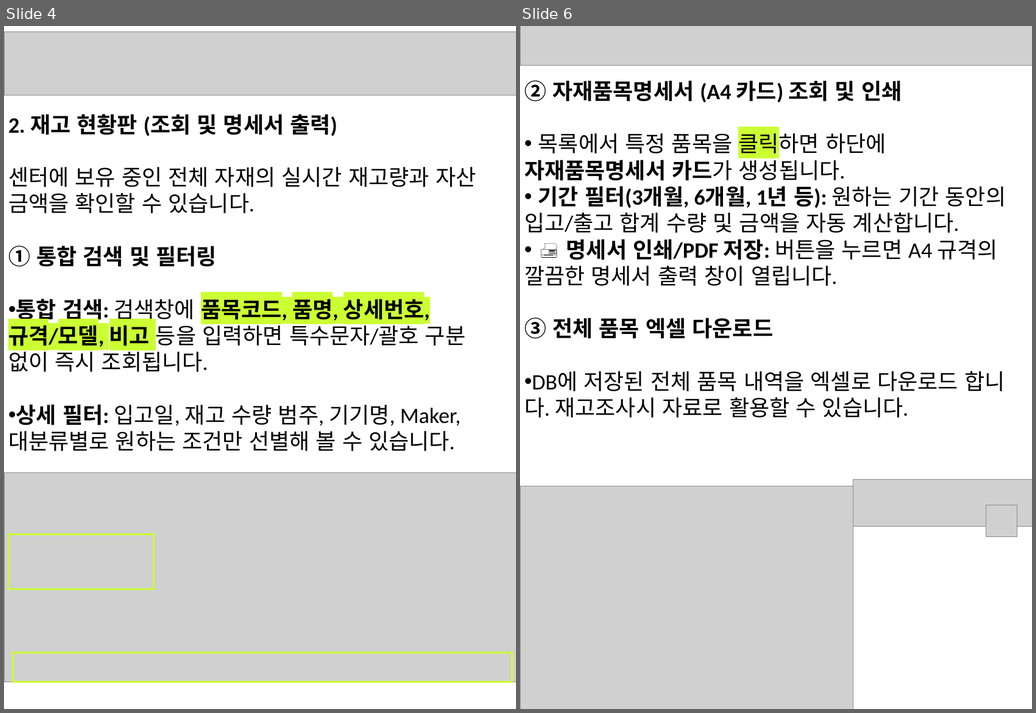
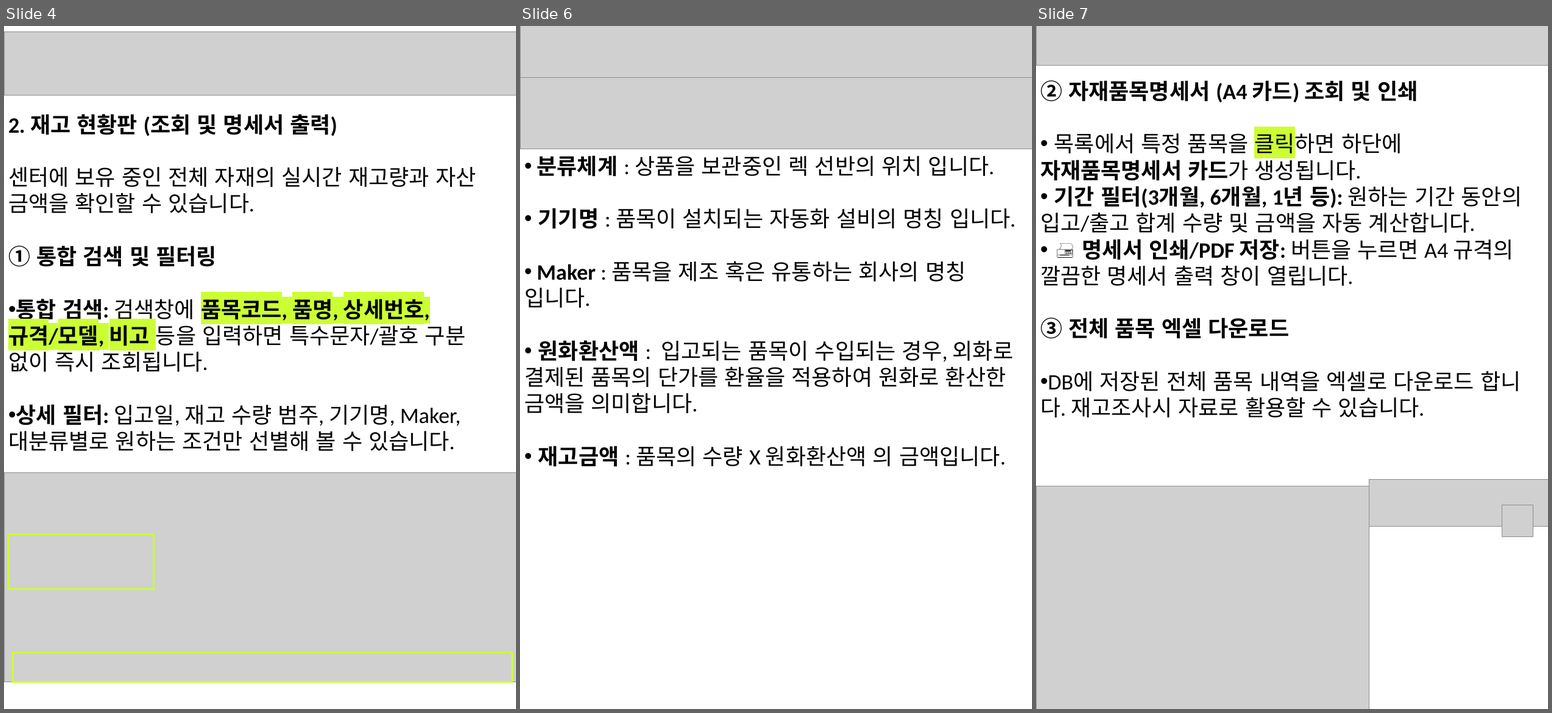
Before and after one commit to neo4center/my-erp, a slide deck: manual.pptx. Shown side by side, each under a label of ours: slides 4 and 6 before the commit, slides 4, 6 and 7 after it; the slides between them are not shown. The pictures are 1036x713 and 1552x713 pixels, drawn with LibreOffice and Linux fonts; fonts in the diff are those of the drawing; grey boxes stand for pictures. Boxes give left, top, right and bottom in pixels: in the first picture for what was removed or moved away, otherwise in the second. Text is boxed around its words. In the diff, an @@ line names an element or a change of style, - is before the commit and + after.

```diff
--- a/manual.pptx
+++ b/manual.pptx
@@ slide 6 added at <box>520,26,1032,709</box>, background #FFFFFF @@
@@ picture added at <box>520,26,1032,78</box> @@
@@ picture added at <box>520,78,1032,149</box> @@
@@ text added at <box>524,155,1016,467</box>, 36.5 pt, text #000000 @@
+• 분류체계 : 상품을 보관중인 렉 선반의 위치 입니다.
+• 기기명 : 품목이 설치되는 자동화 설비의 명칭 입니다.
+• Maker : 품목을 제조 혹은 유통하는 회사의 명칭 입니다.
+• 원화환산액 : 입고되는 품목이 수입되는 경우, 외화로 결제된 품목의 단가를 환율을 적용하여 원화로 환산한 금액을 의미합니다.
+• 재고금액 : 품목의 수량 X 원화환산액 의 금액입니다.
@@ what was slide 6 is now slide 7 @@
```
Also in this commit, not shown: 1 slide changed.
